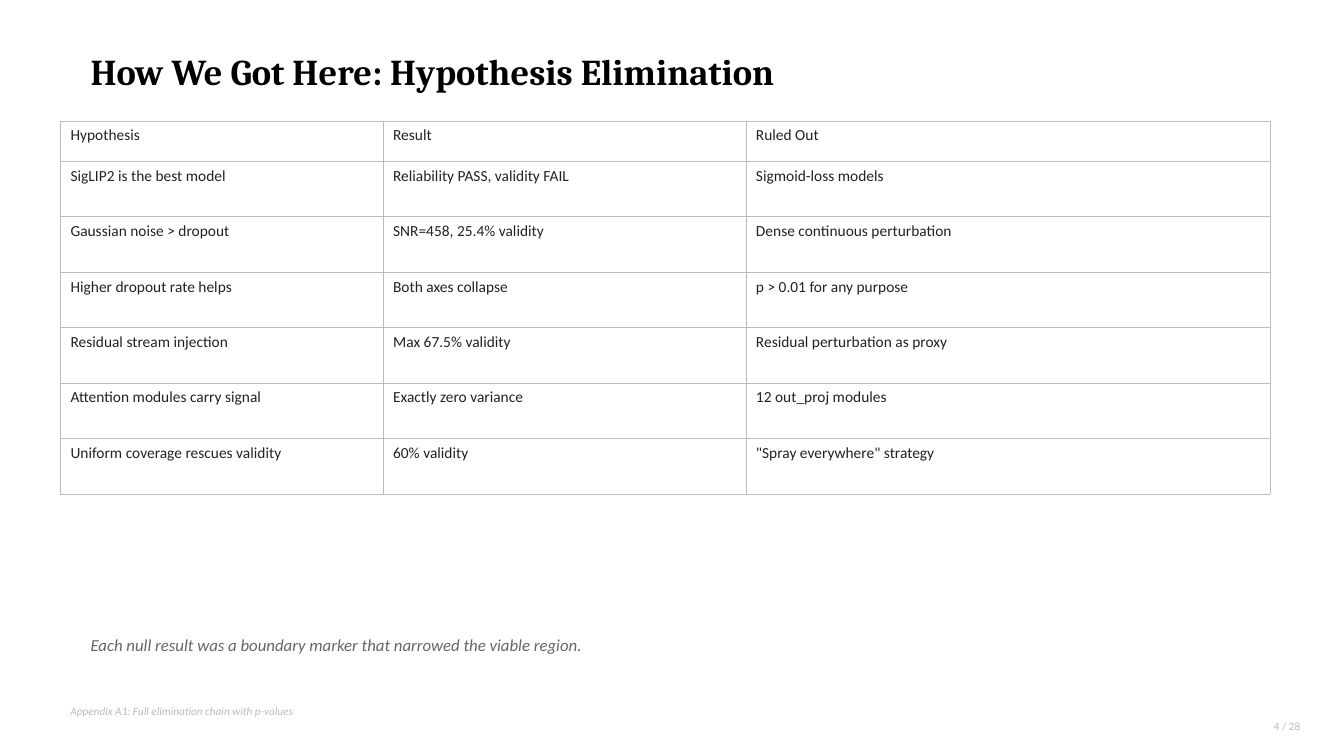
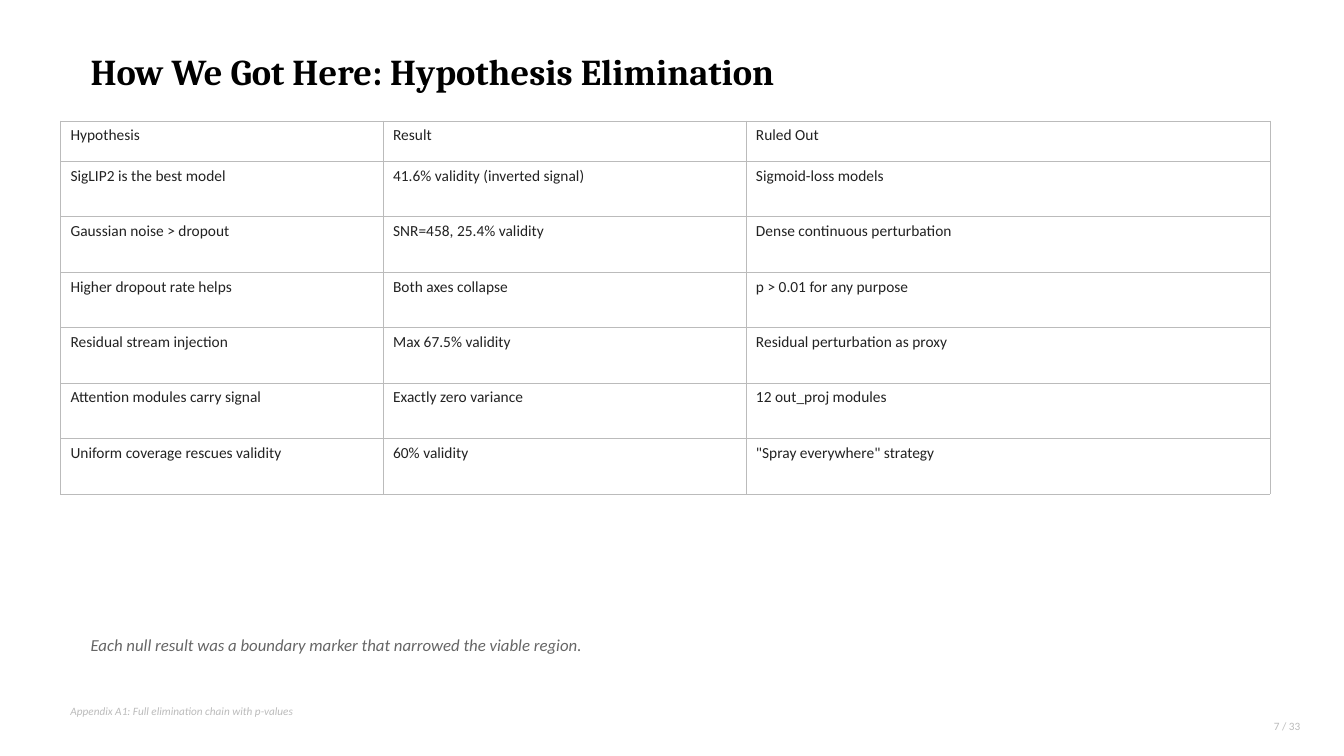
Before and after one commit to fwromano/mcdo-vlm-uncertainty, a slide deck: slide 7 of MC_Dropout_Status_Update.pptx (slide 4 before the commit). Drawn at 1344x756 pixels with LibreOffice and Linux fonts; fonts in the diff are those of the drawing. Boxes give left, top, right and bottom in pixels: in the first picture for what was removed or moved away, otherwise in the second. Text is boxed around its words. In the diff, an @@ line names an element or a change of style, - is before the commit and + after.

```diff
--- a/MC_Dropout_Status_Update.pptx
+++ b/MC_Dropout_Status_Update.pptx
@@ table at (x1=60, y1=121, x2=1270, y2=465) @@
-row 2, column 2: Reliability PASS, validity FAIL
+row 2, column 2: 41.6% validity (inverted signal)
@@ text at (x1=1274, y1=723, x2=1300, y2=730): text changed @@
-4 / 28
+7 / 33
```
Also in this commit, not shown: 24 other slides changed, 8 slides added, 3 slides removed, 9 other files.
